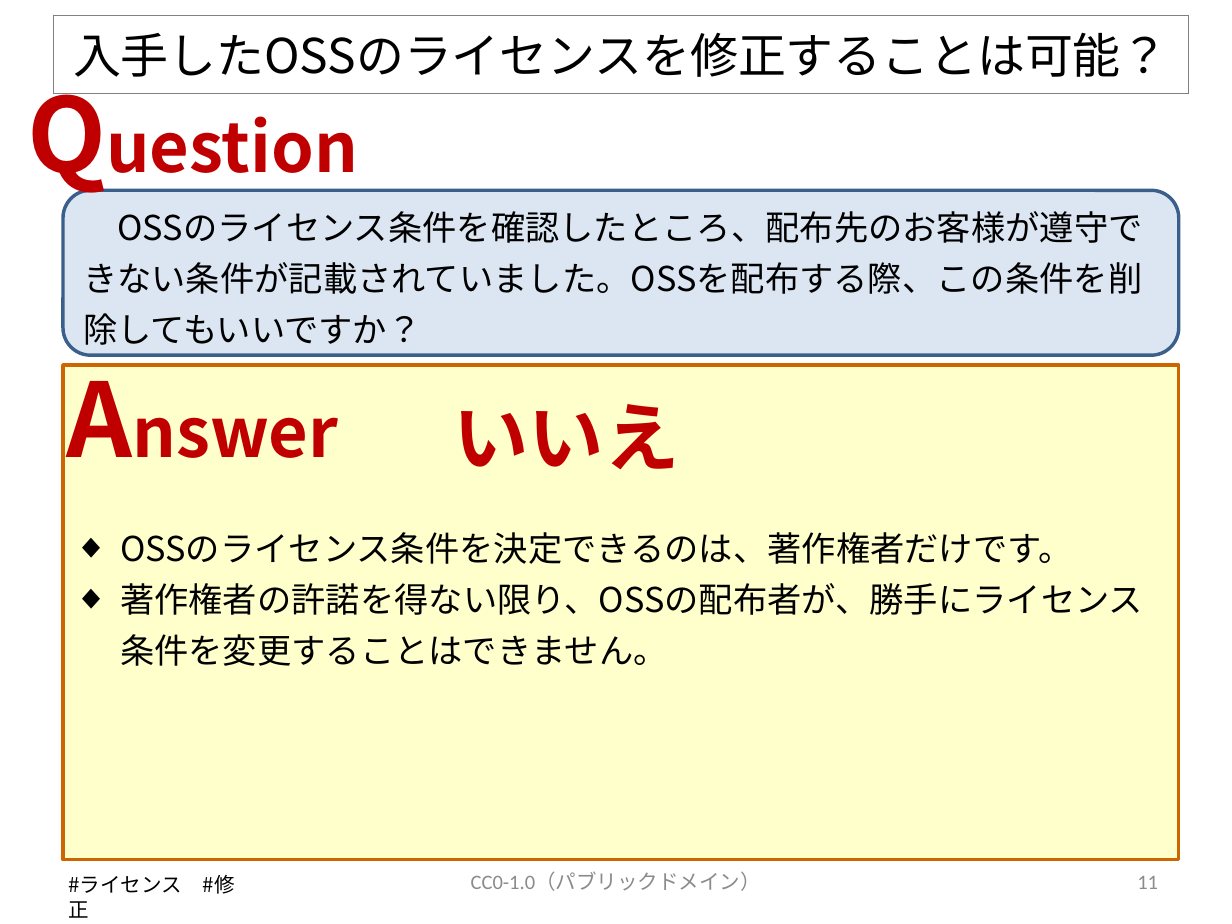
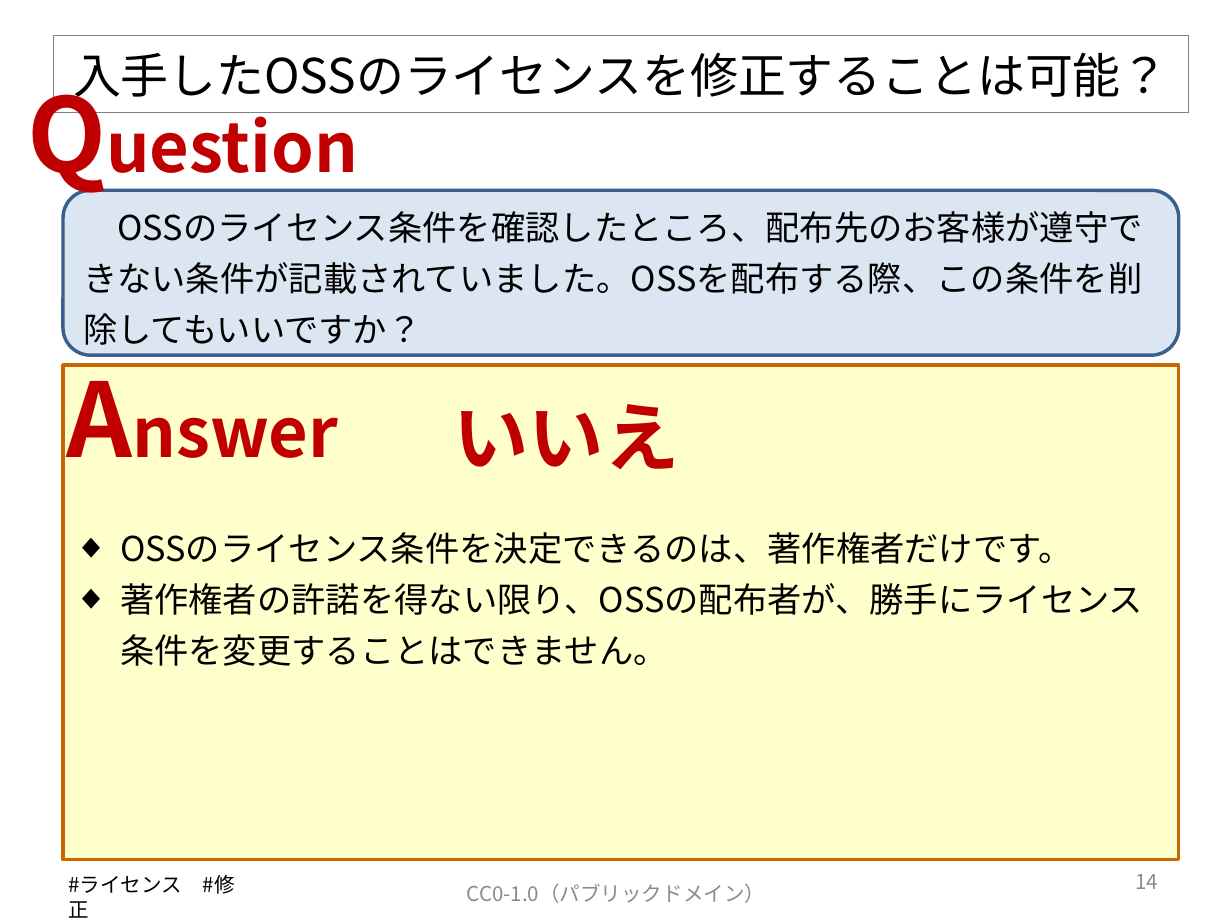
Before and after one commit to OpenChain-Project/OpenChain-JWG, a slide deck: slide 15 of Education_Material/FAQ/OSSライセンス関連でよくある誤解_CC0.pptx (slide 12 before the commit). Drawn at 1232x924 pixels with LibreOffice and Linux fonts; fonts in the diff are those of the drawing. Boxes give left, top, right and bottom in pixels: in the first picture for what was removed or moved away, otherwise in the second. Text is boxed around its words. In the diff, an @@ line names an element or a change of style, - is before the commit and + after.

```diff
--- a/Education_Material/FAQ/OSSライセンス関連でよくある誤解_CC0.pptx
+++ b/Education_Material/FAQ/OSSライセンス関連でよくある誤解_CC0.pptx
@@ title "入手したOSSのライセンスを修正することは可能？": place and size @@
-title "入手したOSSのライセンスを修正することは可能？" at [53, 16, 1188, 94]
+title "入手したOSSのライセンスを修正することは可能？" at [53, 36, 1188, 113]
@@ text "CC0-1.0（パブリックドメイン）": place and size @@
-text "CC0-1.0（パブリックドメイン）" at [471, 872, 761, 891]
+text "CC0-1.0（パブリックドメイン）" at [467, 883, 765, 903]
@@ text "CC0-1.0（パブリックドメイン）" at [467, 883, 765, 903]: font Calibri to Noto Sans CJK JP @@
@@ page number at [1135, 874, 1158, 889]: text changed; font Calibri to Noto Sans CJK JP @@
-11
+14
```
Also in this commit, not shown: 29 other slides changed, 9 slides added.
